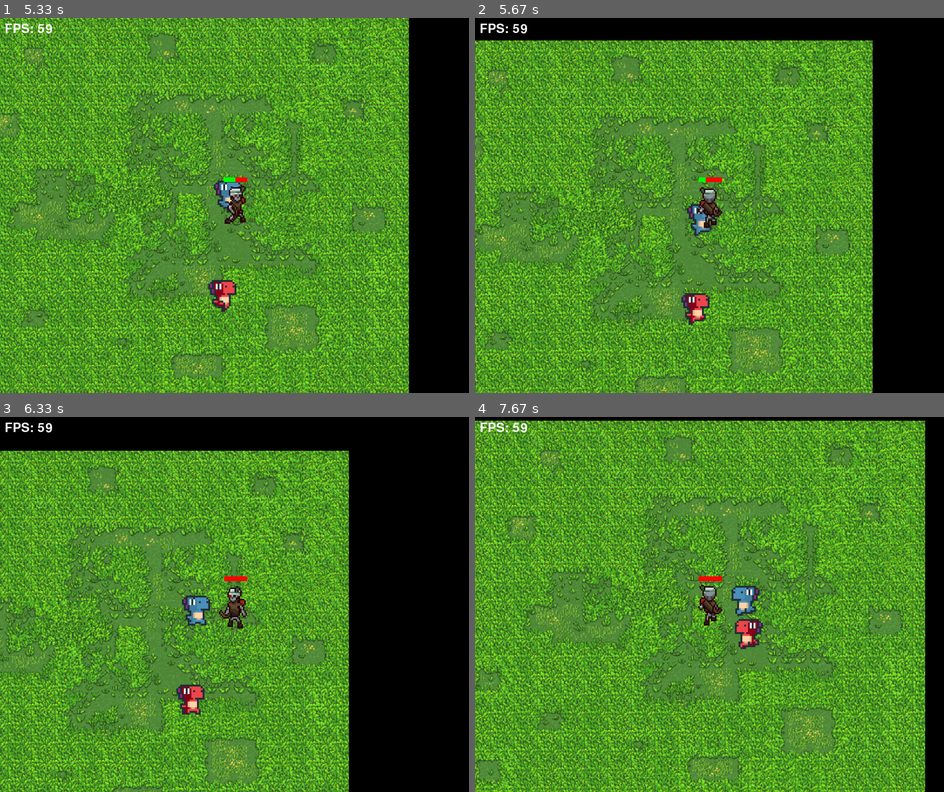
Above: before the commit, frames 1-4 (two rows, left to right).
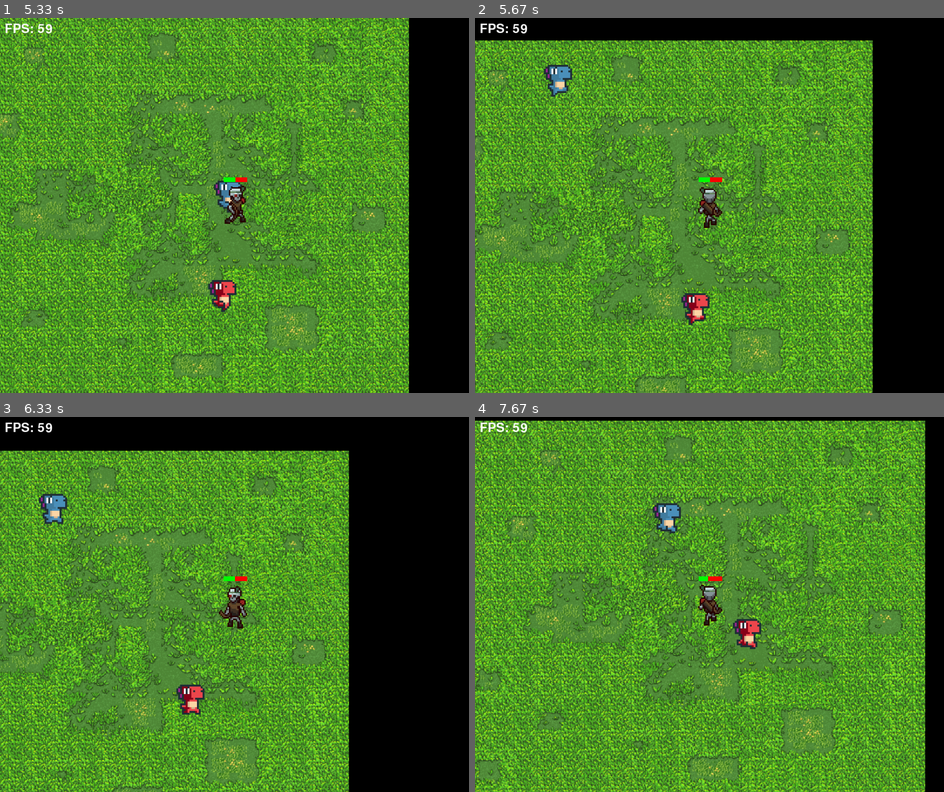
Above: after the commit, the same moments.

Repository: sunwindsss/Pygame-Projekts
Game: pygame game, started from entry.py
The game is run twice, just before and just after one commit, with the same random seed, the same clock (stepped at 60 frames per second) and the same inputs.
Inputs:
- Up to frame 1 (5.33 s): hold D 0.33-0.8 s; hold W 0.83-1.13 s; hold D 1.17-1.63 s; hold A 1.67-2.2 s; hold S 2.23-2.53 s; hold A 2.57-2.97 s; hold W 3-3.37 s; hold D 3.4-4.03 s; hold S 4.07-4.43 s; hold A 4.47-4.93 s; hold D from 4.97 s (still down)
- Up to frame 2 (5.67 s): release D at 5.43 s; hold W from 5.47 s (still down)
- Up to frame 3 (6.33 s): release W at 5.77 s; hold D 5.8-6.27 s; hold A from 6.3 s (still down)
- Up to frame 4 (7.67 s): release A at 6.83 s; hold S 6.87-7.17 s; hold A 7.2-7.6 s; hold W from 7.63 s (still down)

Frame 1 is identical in both runs. In frame 2, 0.6% of the frame differs, in the area x 14-52%, y 12-59%; in frame 3, 0.8%; in frame 4, 1.1%, in the area x 37-62%, y 22-62%.

Commit message:
enemies have health
When enemies die, they respawn in a random location, there is also the count of enemies killed

Diff:
--- a/entry.py
+++ b/entry.py
@@ -96,8 +96,10 @@
     animation_list2 = create_enemy_animation_list(enemy_sprite_sheet2)
 
 PLAYER_HIT = pygame.USEREVENT + 1
+ENEMY_HIT1 = pygame.USEREVENT + 2
+ENEMY_HIT2 = pygame.USEREVENT + 3
 def handle_events():
-    global running, last_lift_up, player_health
+    global running, last_lift_up, player_health, enemy1_health, enemy2_health
     for event in pygame.event.get():
         if event.type == pygame.QUIT:
             running = False
@@ -105,7 +107,10 @@
             last_lift_up = event.key
         elif event.type == PLAYER_HIT:
             player_health -= 1
-            print(player_health)
+        elif event.type == ENEMY_HIT1:
+            enemy1_health -= 1
+        elif event.type == ENEMY_HIT2:
+            enemy2_health -= 1
 
 
 
@@ -220,6 +225,12 @@
         pygame.event.post(pygame.event.Event(PLAYER_HIT))
     if player.colliderect(enemy2):
         pygame.event.post(pygame.event.Event(PLAYER_HIT))
+
+def enemy_damage(player, enemy1, enemy2):
+    if player.colliderect(enemy1):
+        pygame.event.post(pygame.event.Event(ENEMY_HIT1))
+    if player.colliderect(enemy2):
+        pygame.event.post(pygame.event.Event(ENEMY_HIT2))
 class HealthBar():
     def __init__(self, x, y, w, h, max_hp):
         self.x = x
@@ -233,30 +244,50 @@
         pygame.draw.rect(screen, RED, (WIDTH/2 - 23, HEIGHT/2 - 60, 50, 10))
         pygame.draw.rect(screen, GREEN, (WIDTH/2 - 23, HEIGHT/2 - 60, 50 * ratio, 10))
 
-
 def main_loop():
-    global running, enemy_icon_x, enemy_icon_y, player_health, player, enemy, health_bar
+    global running,player_health, player, health_bar, enemy1_health, enemy2_health
 
     enemy1_coordinate = enemy_spawn()
     enemy1_icon_x = enemy1_coordinate[0]
     enemy1_icon_y = enemy1_coordinate[1]
+    enemy1_health = 50
+    enemy1_count = 0
 
     enemy2_coordinate = enemy_spawn()
     enemy2_icon_x = enemy2_coordinate[0]
     enemy2_icon_y = enemy2_coordinate[1]
+    enemy2_health = 50
+    enemy2_count = 0
 
     player = pygame.Rect(icon_x, icon_y, PLAYER_WIDTH/3,PLAYER_HEIGHT/2)
     health_bar = HealthBar(250, 250, 300, 40, 100)
     player_health = 100
 
+
     enemy1 = pygame.Rect(enemy1_icon_x, enemy1_icon_y, PLAYER_WIDTH/2,PLAYER_HEIGHT/2)
     enemy2 = pygame.Rect(enemy2_icon_x, enemy2_icon_y, PLAYER_WIDTH/2,PLAYER_HEIGHT/2)
 
     while running:
-
+        if enemy1_health == 0:
+            enemy1_count += 1
+            enemy1_coordinate = enemy_spawn()
+            enemy1_icon_x = enemy1_coordinate[0]
+            enemy1_icon_y = enemy1_coordinate[1]
+            enemy1_health = 50
+            enemy1 = pygame.Rect(enemy1_icon_x, enemy1_icon_y, PLAYER_WIDTH/2,PLAYER_HEIGHT/2)
+            print(enemy1_count)
+        if enemy2_health == 0:
+            enemy2_count +=1
+            enemy2_coordinate = enemy_spawn()
+            enemy2_icon_x = enemy2_coordinate[0]
+            enemy2_icon_y = enemy2_coordinate[1]
+            enemy2_health = 50
+            enemy2 = pygame.Rect(enemy2_icon_x, enemy2_icon_y, PLAYER_WIDTH/2,PLAYER_HEIGHT/2)
+            print(enemy2_count)
         handle_events()
         health_bar.hp = player_health
         player_damage(player, enemy1, enemy2)
+        enemy_damage(player, enemy1, enemy2)
         update_animation()
         update_enemy_animation()
         move_icon()
